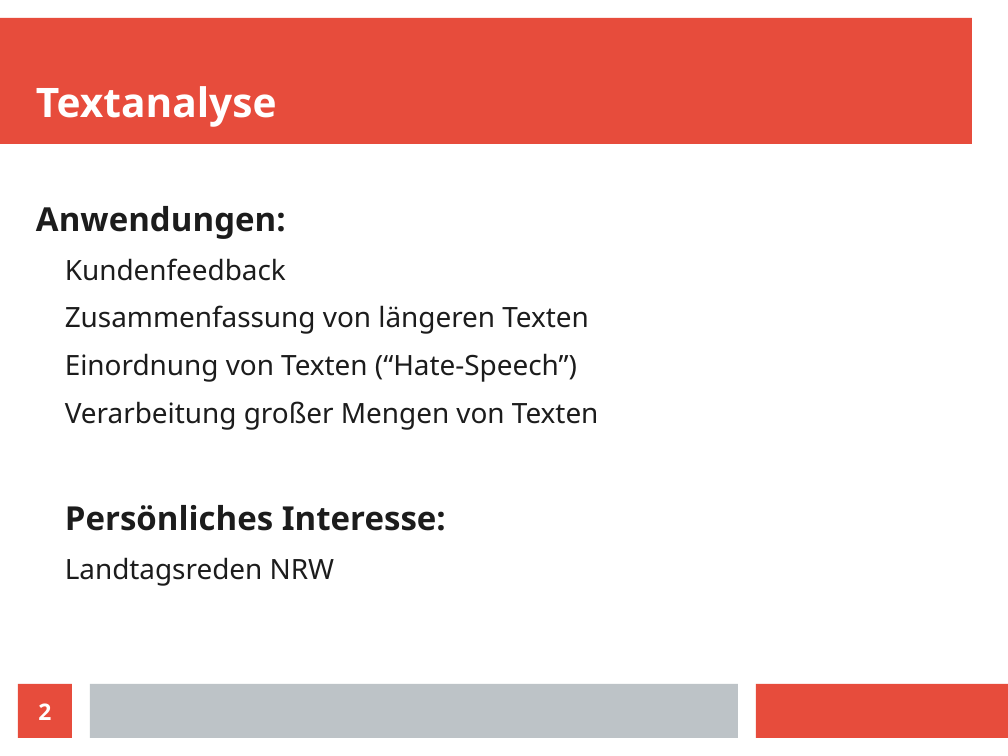
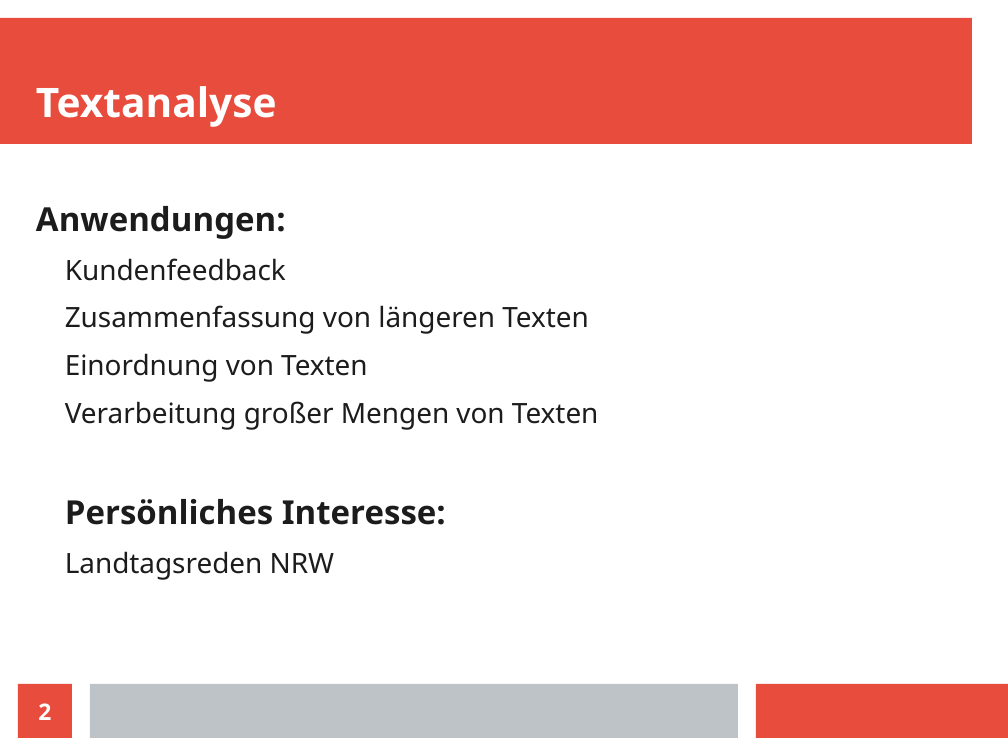
Before and after one commit to 0LL13/open_speech, a slide deck: slide 2 of speech_analysis.odp. Drawn at 1008x756 pixels with LibreOffice and Linux fonts; fonts in the diff are those of the drawing. Boxes give left, top, right and bottom in pixels: in the first picture for what was removed or moved away, otherwise in the second. Text is boxed around its words. In the diff, an @@ line names an element or a change of style, - is before the commit and + after.

```diff
--- a/speech_analysis.odp
+++ b/speech_analysis.odp
@@ text at <box>65,353,367,382</box>: text changed @@
-  Einordnung von Texten (“Hate-Speech”)
+  Einordnung von Texten
```
Also in this commit, not shown: 1 other slide changed, 8 slides added, 5 other files.
